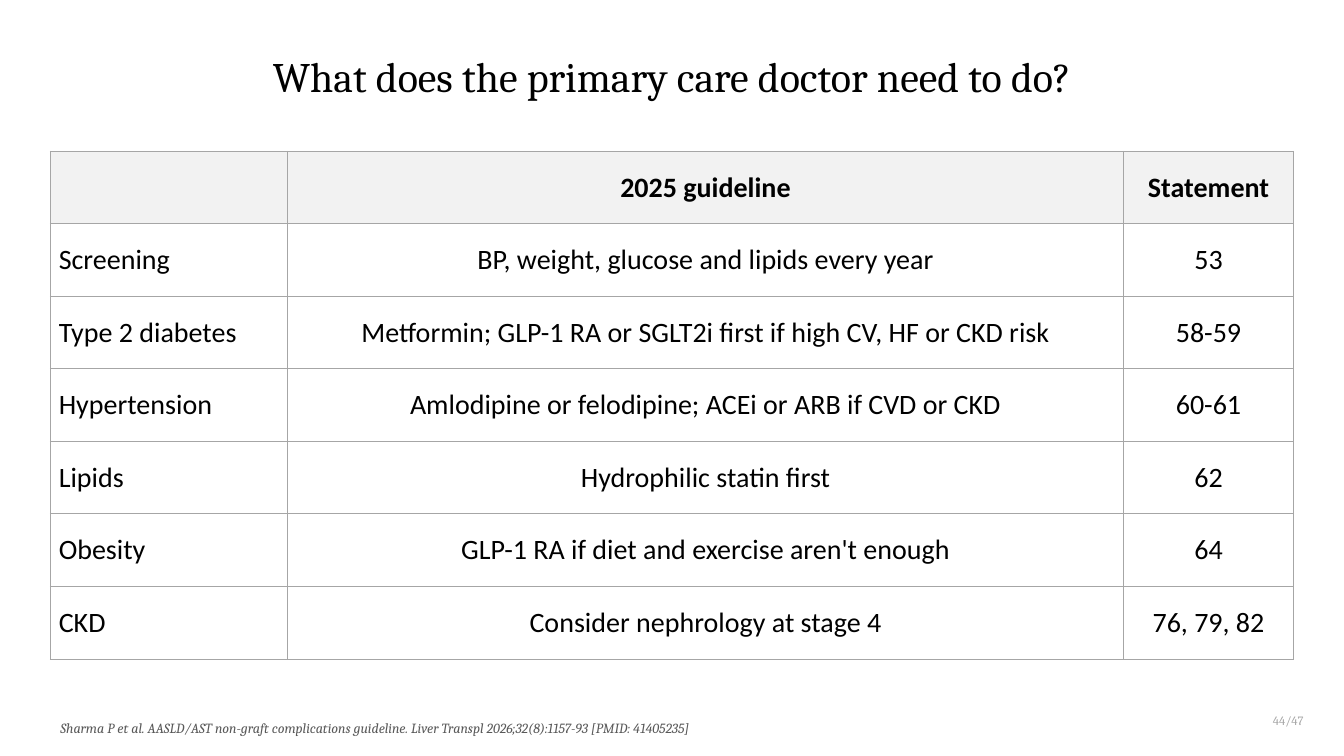
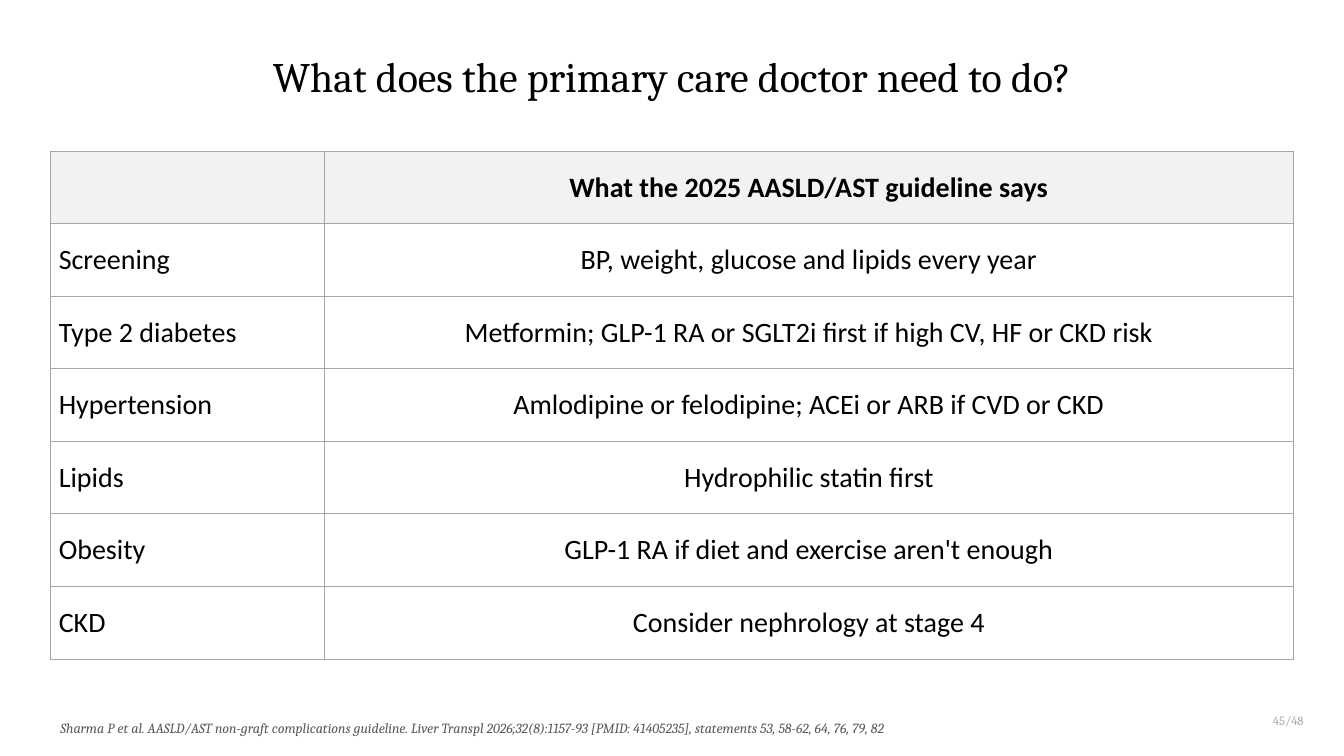
Before and after one commit to qaddodi/mohammad-almeqdadi-lectures, a slide deck: slide 48 of lectures/liver-transplant-grand-rounds-mmc-2026/Liver Transplantation When to Refer and Whats New.pptx (slide 46 before the commit). Drawn at 1344x756 pixels with LibreOffice and Linux fonts; fonts in the diff are those of the drawing. Boxes give left, top, right and bottom in pixels: in the first picture for what was removed or moved away, otherwise in the second. Text is boxed around its words. In the diff, an @@ line names an element or a change of style, - is before the commit and + after.

```diff
--- a/lectures/liver-transplant-grand-rounds-mmc-2026/Liver Transplantation When to Refer and Whats New.pptx
+++ b/lectures/liver-transplant-grand-rounds-mmc-2026/Liver Transplantation When to Refer and Whats New.pptx
@@ table at (50, 151, 1294, 641) @@
-column 2: 2025 guideline | BP, weight, glucose and lipids every year | Metformin; GLP-1 RA or SGLT2i first if high CV, HF or CKD risk | Amlodipine or felodipine; ACEi or ARB if CVD or CKD | Hydrophilic statin first | GLP-1 RA if diet and exercise aren't enough | Consider nephrology at stage 4
-column 3: Statement | 53 | 58-59 | 60-61 | 62 | 64 | 76, 79, 82
+column 2: What the 2025 AASLD/AST guideline says | BP, weight, glucose and lipids every year | Metformin; GLP-1 RA or SGLT2i first if high CV, HF or CKD risk | Amlodipine or felodipine; ACEi or ARB if CVD or CKD | Hydrophilic statin first | GLP-1 RA if diet and exercise aren't enough | Consider nephrology at stage 4
@@ text at (1273, 717, 1304, 726): text changed @@
-44/47
+45/48
@@ text at (60, 723, 884, 736): text changed @@
-Sharma P et al. AASLD/AST non-graft complications guideline. Liver Transpl 2026;32(8):1157-93 [PMID: 41405235]
+Sharma P et al. AASLD/AST non-graft complications guideline. Liver Transpl 2026;32(8):1157-93 [PMID: 41405235], statements 53, 58-62, 64, 76, 79, 82
```
Also in this commit, not shown: 46 other slides changed, 3 slides added, 1 slide removed, 4 other files.
